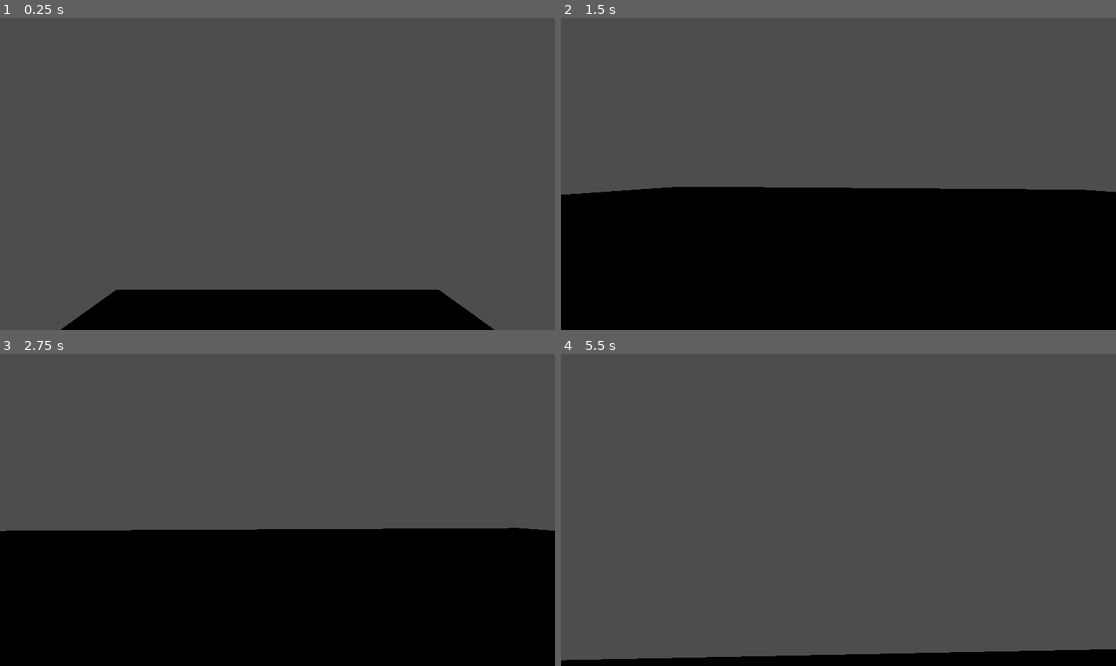
Above: before the commit, frames 1-4 (two rows, left to right).
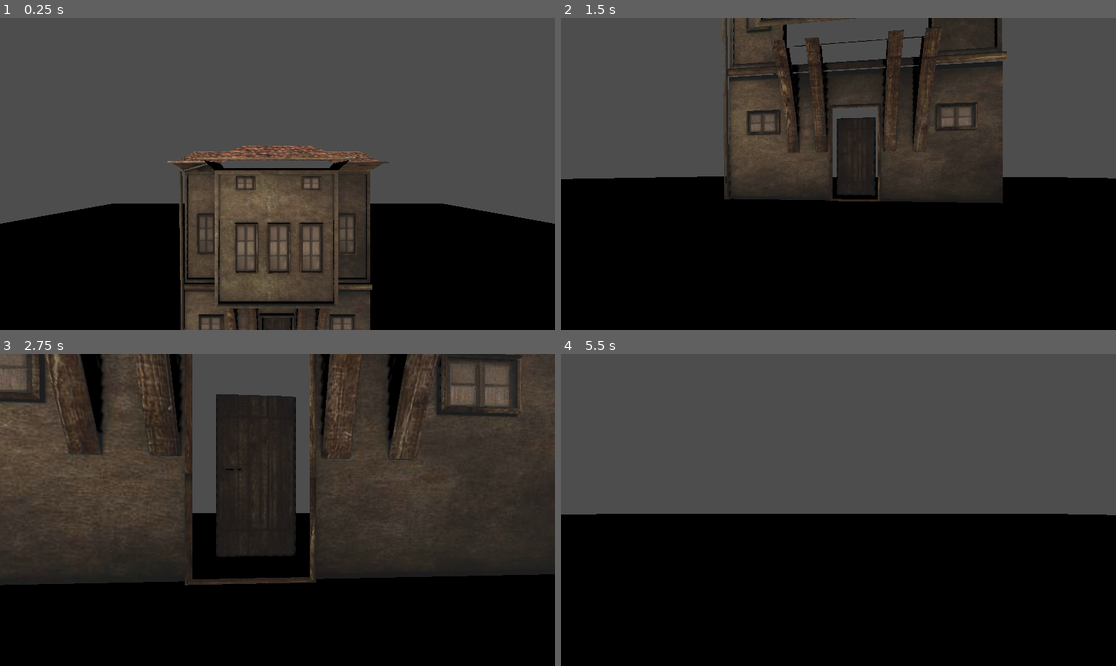
Above: after the commit, the same moments.

Repository: stoyse/Diddy-Neighborhood
Game: Godot game, scene res://world.tscn
The game is run twice, just before and just after one commit, with the same random seed, the same clock (stepped at 60 frames per second) and the same inputs. The engine's default icon, where the game draws it, is replaced by a stand-in: a white triangle on a blue panel in a dark square.
Inputs (mouse positions are in pixels of both pictures, inside the frame that each line leads up to):
- Up to frame 1 (0.25 s): no input
- Up to frame 2 (1.5 s): move the mouse to (866, 174) at 0.52 s; hold W (move_forward) from 0.53 s (still down); tap Space (jump) at 0.77 s; move the mouse to (810, 174) at 1.27 s
- Up to frame 3 (2.75 s): keep holding W (move_forward); tap Space (jump) at 1.52 s; move the mouse to (288, 503) at 2.02 s
- Up to frame 4 (5.5 s): keep holding W (move_forward); move the mouse to (832, 516) at 2.77 s; tap Space (jump) at 3.02, 3.77, 4.52 s; move the mouse to (877, 513) at 3.52 s; move the mouse to (794, 506) at 4.27 s; move the mouse to (844, 510) at 5.02 s

The runs differ from the first frame. In frame 1, 35% of the frame differs, in the area x 0-100%, y 40-100%; in frame 2, 25%; in frame 3, 57%, in the area x 0-100%, y 0-75%; in frame 4, 45%.

Commit message:
Update world.tscn

Diff:
--- a/neighborhood-game/world.tscn
+++ b/neighborhood-game/world.tscn
@@ -22,9 +22,10 @@
 texture = ExtResource("1_fj7yv")
 
 [node name="player" parent="." instance=ExtResource("1_f3sb7")]
-transform = Transform3D(1, 0, 0, 0, 1, 0, 0, 0, 1, 0, 15.8882, 5.46322)
+transform = Transform3D(1, 0, 0, 0, 1, 0, 0, 0, 1, 0, 15.8882, 20.6407)
 
 [node name="City_House_2_BI" parent="." instance=ExtResource("3_tlwt5")]
+transform = Transform3D(4, 0, 0, 0, 4, 0, 0, 0, 4, 0, 0, 0)
 
 [node name="DirectionalLight3D" type="DirectionalLight3D" parent="."]
 transform = Transform3D(-0.239059, 0.971005, 0, -0.971005, -0.239059, 0, 0, 0, 1, 0, 16.3069, 0)
